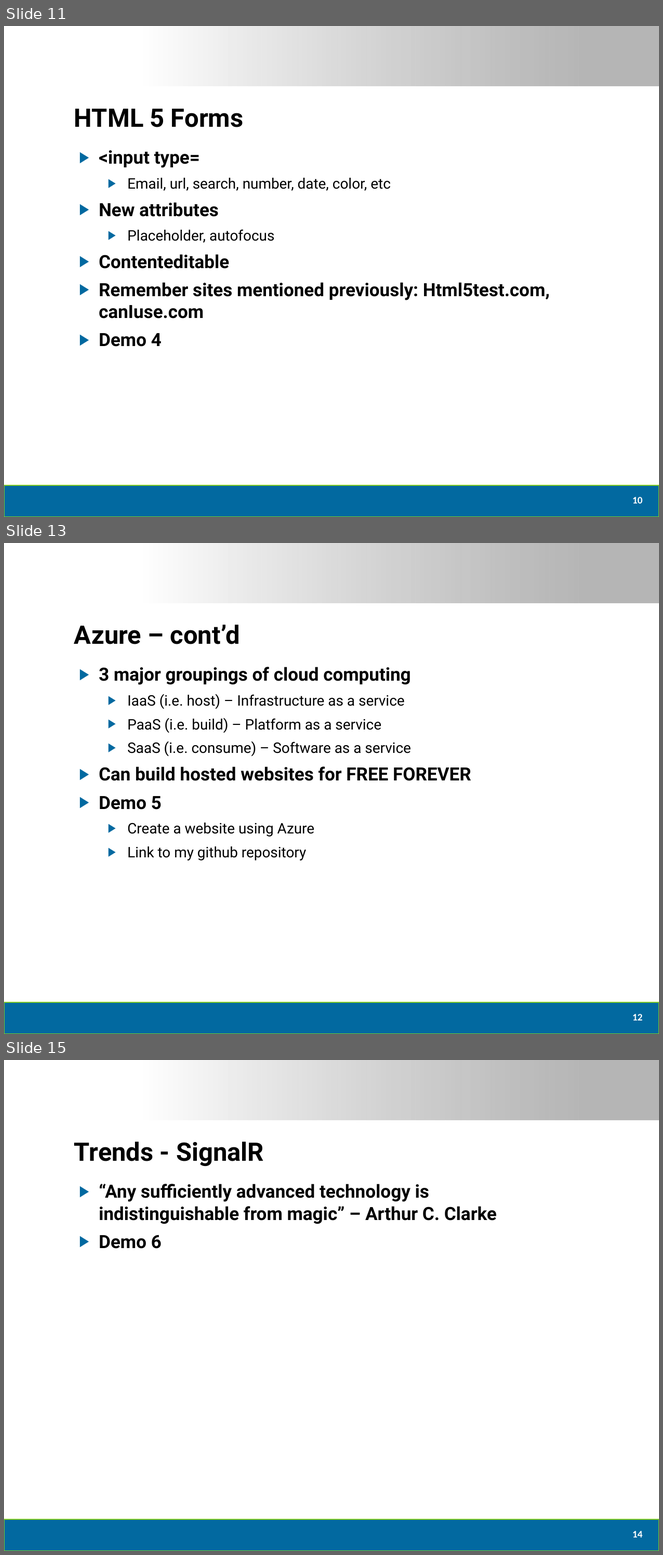
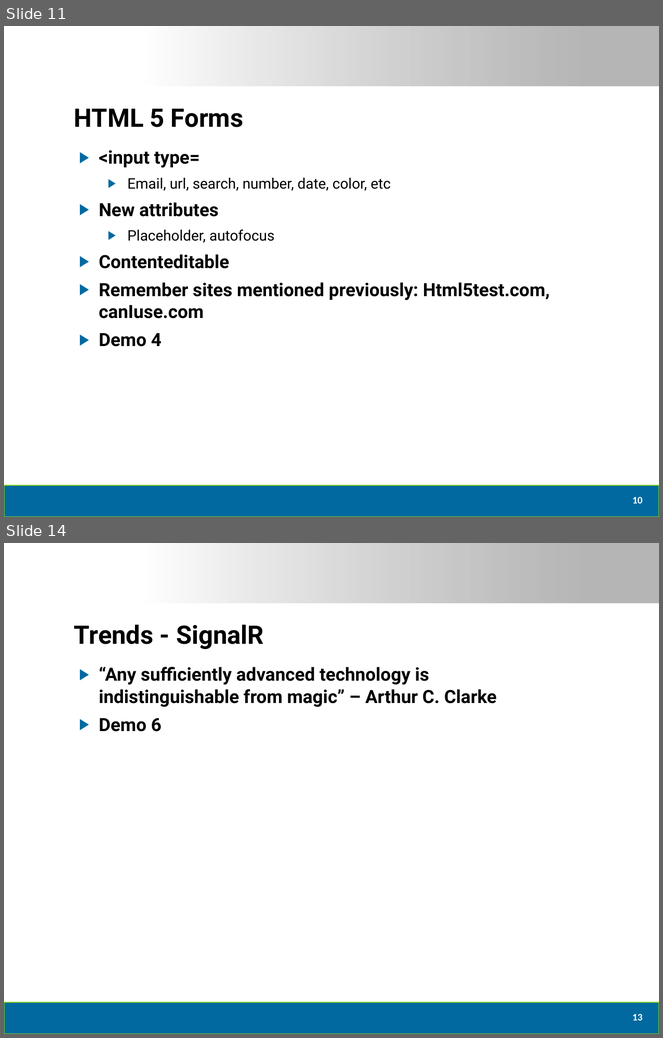
Before and after one commit to dtomyn/HTML5Demo1, a slide deck: Docs/2012 - Live360 Event Review (NEWER).pptx. Shown one above the other, each under a label of ours: slides 11, 13 and 15 before the commit, slides 11 and 14 after it; the slides between them are not shown. The pictures are 663x1555 and 663x1038 pixels, drawn with LibreOffice and Linux fonts; fonts in the diff are those of the drawing; background and template pictures are left out. Boxes give left, top, right and bottom in pixels: in the first picture for what was removed or moved away, otherwise in the second. Text is boxed around its words. In the diff, an @@ line names an element or a change of style, - is before the commit and + after.

```diff
--- a/Docs/2012 - Live360 Event Review (NEWER).pptx
+++ b/Docs/2012 - Live360 Event Review (NEWER).pptx
@@ slide 13 removed at (4, 543, 659, 1034), background #FFFFFF; not listed: 2 template elements that a slide beside it also shows @@
@@ title removed at (74, 625, 240, 644) @@
-Azure – cont’d
@@ text removed at (99, 667, 471, 861) @@
-▶ 3 major groupings of cloud computing
-  ▶ IaaS (i.e. host) – Infrastructure as a service
-  ▶ PaaS (i.e. build) – Platform as a service
-  ▶ SaaS (i.e. consume) – Software as a service
-▶ Can build hosted websites for FREE FOREVER
-▶ Demo 5
-  ▶ Create a website using Azure
-  ▶ Link to my github repository
@@ page number removed at (633, 1014, 643, 1021) @@
-12
@@ what was slide 15 is now slide 14 @@
@@ page number at (633, 1014, 643, 1021): text changed @@
-14
+13
```
Also in this commit, not shown: 6 slides changed.
